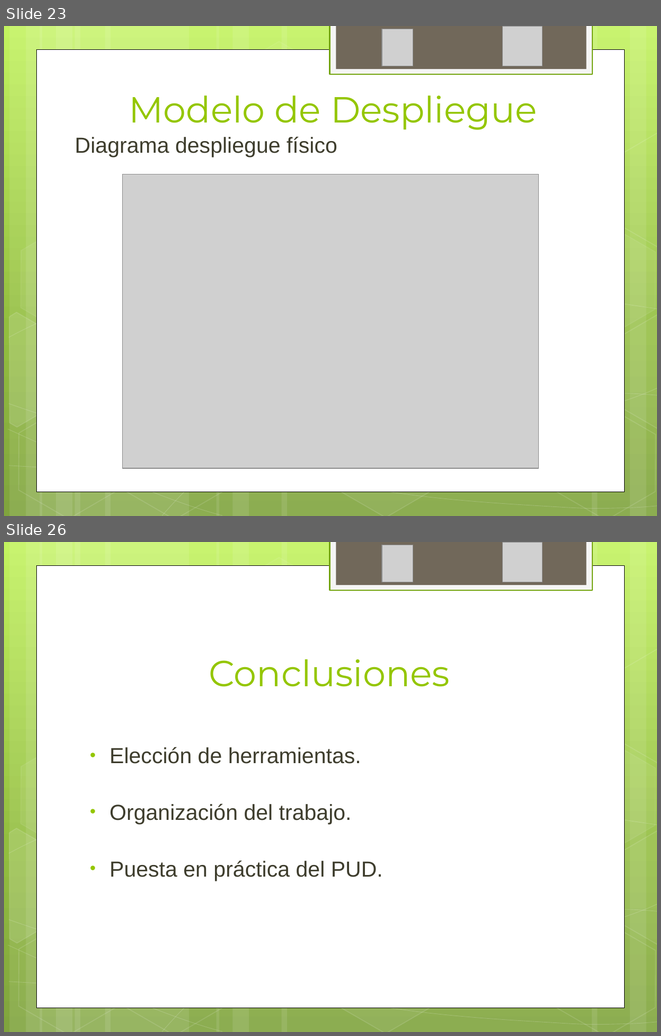
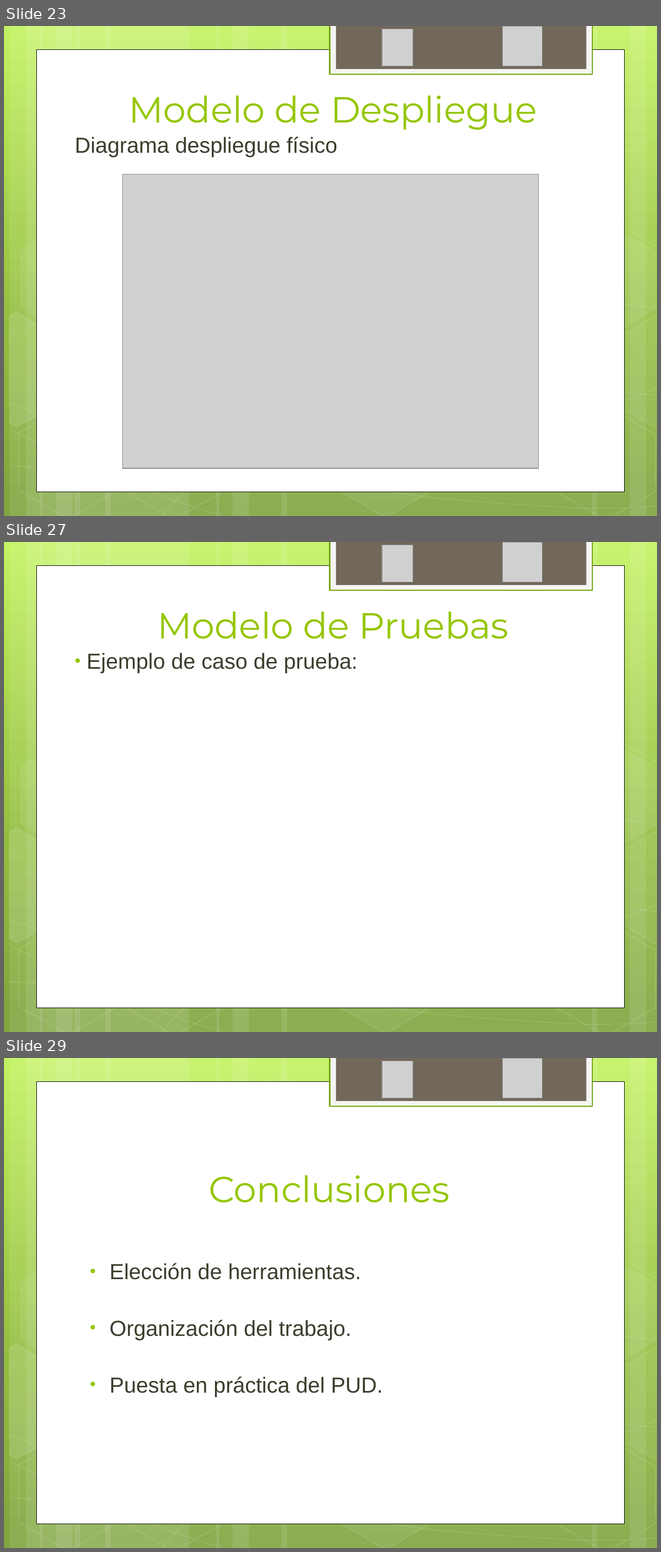
Before and after one commit to ptissera/habilitacion-profesional-2012-4k4, a slide deck: Documentacion/Proyecto/Iteracion3/Presentacion 3 - Modelos del Sistema.pptx. Shown one above the other, each under a label of ours: slides 23 and 26 before the commit, slides 23, 27 and 29 after it; the slides between them are not shown. The pictures are 661x1036 and 661x1552 pixels, drawn with LibreOffice and Linux fonts; fonts in the diff are those of the drawing; grey boxes stand for pictures. Boxes give left, top, right and bottom in pixels: in the first picture for what was removed or moved away, otherwise in the second. Text is boxed around its words. In the diff, an @@ line names an element or a change of style, - is before the commit and + after.

Commit message:
Modelo de testing

```diff
--- a/Documentacion/Proyecto/Iteracion3/Presentacion 3 - Modelos del Sistema.pptx
+++ b/Documentacion/Proyecto/Iteracion3/Presentacion 3 - Modelos del Sistema.pptx
@@ slide 27 added at (4, 542, 657, 1032), background gradient #C3F35F to #93BF3F to #81A53E; not listed: 31 template elements that a slide beside it also shows @@
@@ picture added at (382, 545, 413, 582) @@
@@ picture added at (503, 543, 542, 582) @@
@@ title added at (157, 611, 509, 639), 40 pt, text #94C600 @@
+Modelo de Pruebas
@@ text added at (87, 653, 358, 673), 24 pt, text #3E3D2D @@
+• Ejemplo de caso de prueba:
@@ what was slide 26 is now slide 29 @@
```
Also in this commit, not shown: 2 slides changed, 2 other slides added.
